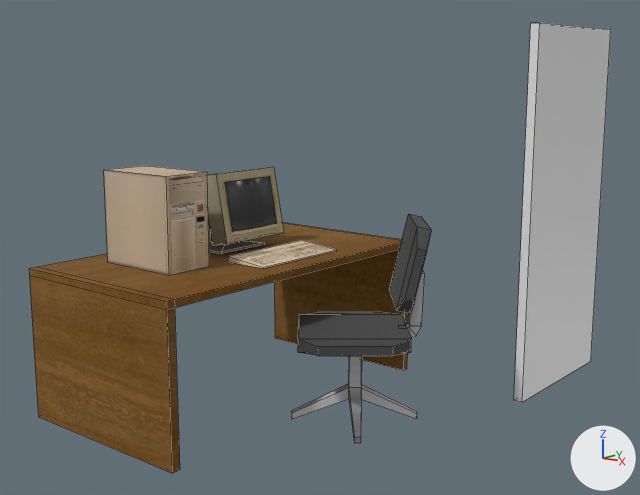
The Blender file raw/pc.blend as it was, and as the next commit left it.
Before and after are seen from a 50 mm camera at (3.43, -3.39, 1.77) aimed at (0.26, 0.43, 0.8). Arrows for +X, +Y and +Z are at lower right; the lights stay in place. The picture after the commit comes second. Mesh edges are drawn as thin lines.

The older version as bpy lines, for what is in view:
```python
me_cube_001 = bpy.data.meshes.new('Cube.001')
me_cube_001.from_pydata(...)  # a box spanning x -0.243..0.243, y -0.134..0.134, z 0.0..0.485
me_cube_001.materials.append(mat_office)  # picture img_office_bmp
me_cube_002 = bpy.data.meshes.new('Cube.002')
me_cube_002.from_pydata(...)  # 32 vertices, 30 faces; spans x -0.19..0.258, y -0.227..0.227, z 0.0..0.447
me_cube_002.materials.append(mat_office)  # picture img_office_bmp
me_plane_001 = bpy.data.meshes.new('Plane.001')
me_plane_001.from_pydata(...)  # a box spanning x -1.0..1.0, y -1.0..1.0, z 0.0..0.05
ob_crt_monitor = bpy.data.objects.new('CRT Monitor', me_cube_002)
ob_crt_monitor.location = (-0.189, 0.108, 0.801)
ob_midi_tower_pc_case = bpy.data.objects.new('Midi Tower PC Case', me_cube_001)
ob_midi_tower_pc_case.location = (-0.096, -0.458, 0.8)
ob_plane = bpy.data.objects.new('Plane', me_plane_001)
ob_plane.location = (1.355, 1.281, 1.02)
ob_plane.rotation_euler = (0.0, -1.571, 0.0)  # degrees (0, -90, 0)
ob_plane.scale = (1.0, 0.455, 1.0)
# also in view: 'Office Chair' at (0.81, 0.12, 0.53); 'Office Desk' at (0.0, 0.0, 0.4); 'Keyboard' at (0.27, 0.11, 0.81)
```
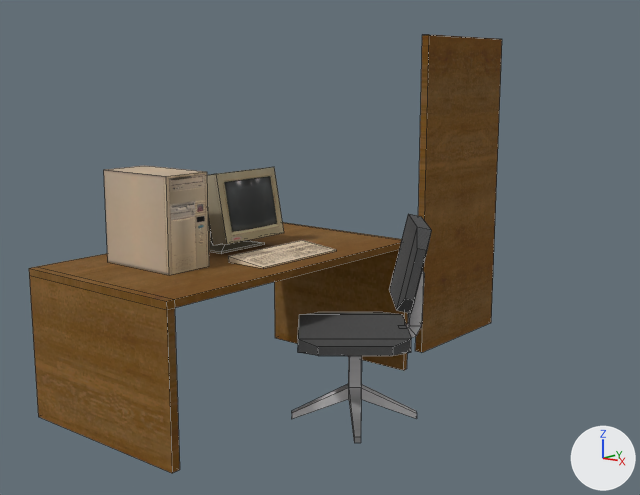
Where the newer file only moved an object's origin or applied its transform, the numbers keep the older frame.

What changed in the scene script:
```text
Change me_plane_001:
    used by ob_plane; location = (1.355, 1.281, 1.02); rotation_euler = (0.0, -1.571, 0.0), in degrees (0, -90, 0); scale = (1.0, 0.455, 1.0)
    remove me_plane_001.from_pydata(...)  # 8 vertices, 6 faces; spans x -1.0..1.0, y -1.0..1.0, z 0.0..0.05
    add me_plane_001.from_pydata(...)  # 8 vertices, 6 faces; spans x -1.02..0.98, y -0.03..1.97, z 0.93..0.99
    me_plane_001 part 1: the whole mesh is moved by (-0.02, 0.97, 0.93)
    add me_plane_001.materials.append(mat_wood1)  # picture img_wood1_bmp
```

Changed parts and their boxes (x1, y1, x2, y2) in the pictures (640 x 495 px):
'Plane', recoloured, moved
    before: (514, 22, 611, 402)
    after: (415, 35, 502, 352)
